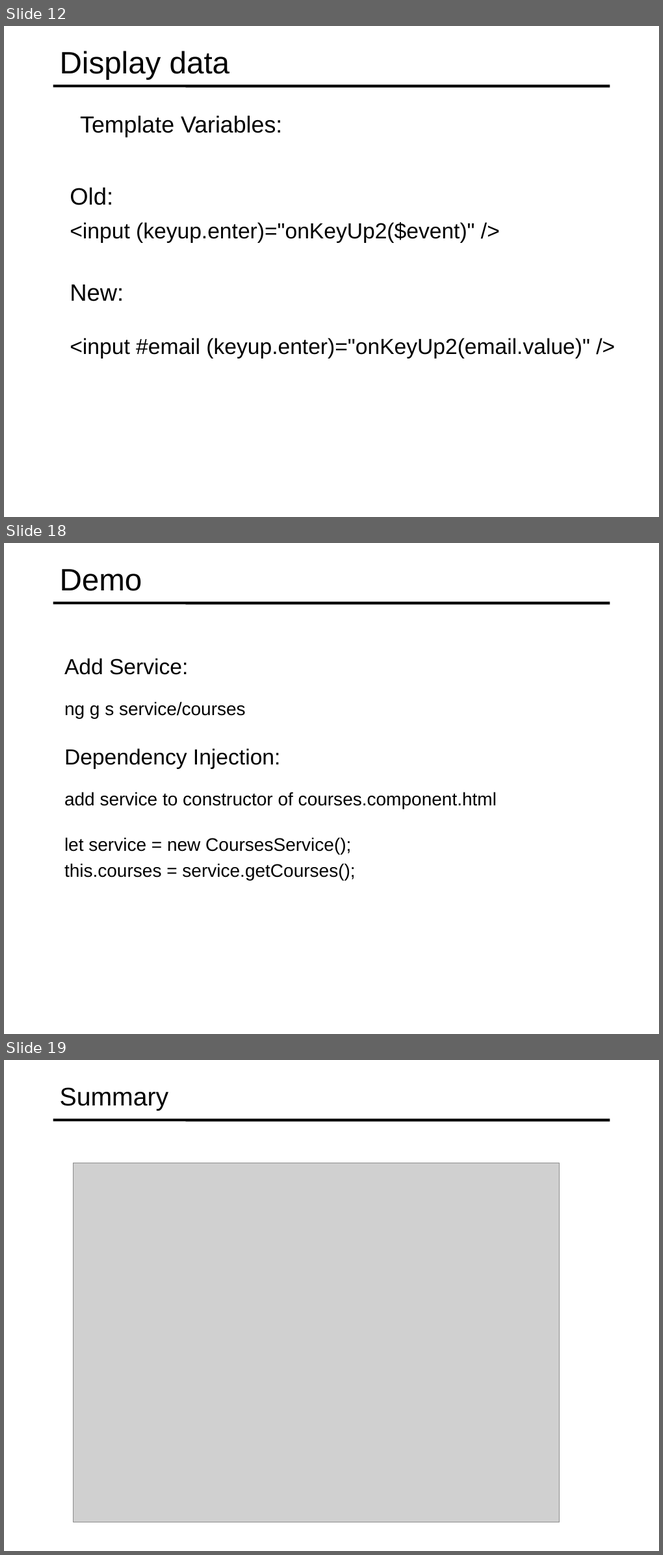
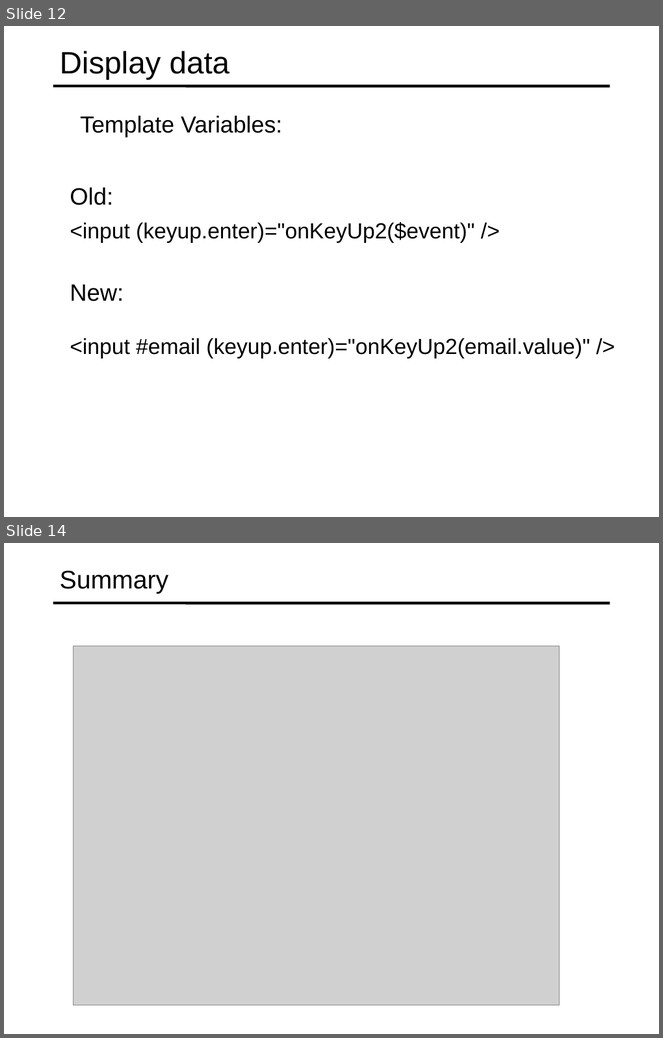
Before and after one commit to specter01wj/Jago_Link_Training, a slide deck: Angular/Angular7/Angular Advanced Course/Essentials/2.Displaying Data and Handling Events/L2_Displaying Data and Handling Events.ppt. Shown one above the other, each under a label of ours: slides 12, 18 and 19 before the commit, slides 12 and 14 after it; the slides between them are not shown. The pictures are 663x1555 and 663x1038 pixels, drawn with LibreOffice and Linux fonts; fonts in the diff are those of the drawing; grey boxes stand for pictures. Boxes give left, top, right and bottom in pixels: in the first picture for what was removed or moved away, otherwise in the second. Text is boxed around its words. In the diff, an @@ line names an element or a change of style, - is before the commit and + after.

```diff
--- a/Angular/Angular7/Angular Advanced Course/Essentials/2.Displaying Data and Handling Events/L2_Displaying Data and Handling Events.ppt
+++ b/Angular/Angular7/Angular Advanced Course/Essentials/2.Displaying Data and Handling Events/L2_Displaying Data and Handling Events.ppt
@@ slide 18 removed at bbox=[4, 543, 659, 1034], background #FFFFFF; not listed: 1 template element that a slide beside it also shows @@
@@ title removed at bbox=[60, 569, 142, 591] @@
-Demo
@@ text removed at bbox=[64, 658, 188, 675] @@
-  Add Service:
@@ text removed at bbox=[64, 702, 246, 719] @@
-  ng g s service/courses
@@ text removed at bbox=[64, 748, 280, 769] @@
-  Dependency Injection:
@@ text removed at bbox=[64, 792, 497, 809] @@
-  add service to constructor of courses.component.html
@@ text removed at bbox=[64, 837, 355, 881] @@
-  let service = new CoursesService();
-  this.courses = service.getCourses();
@@ what was slide 19 is now slide 14 @@
```
Also in this commit, not shown: 1 slide added, 5 other slides removed.
